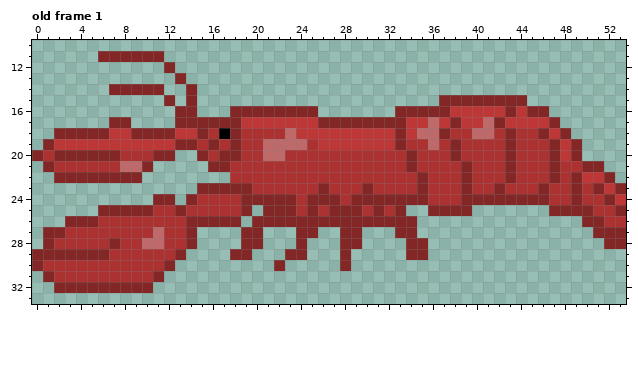
Pixel-art file, stored at assets/art/lobster.aseprite. The picture above was drawn from the file before the commit.
54x36 pixels, 1 frame. Shown: old frame 1: x 0..53, y 10..33. The commit also changed other frames, which this record leaves out.
After the commit:
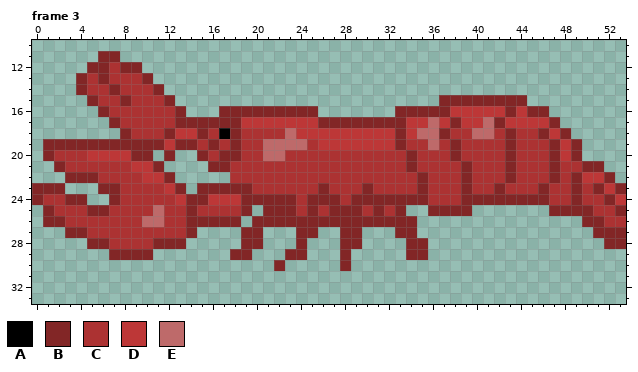
Palette (. is transparent): A #000000  B #822626  C #ac3232  D #bd3737  E #be6a6a
A new or re-ordered frame is compared with the old frame closest to it.
Difference:
{"change": "frames 1 -> 4"}
{"where": "frame 3 is new; against old frame 1"}
{"frame":3,"y":11,"x":8,"old":"BBBB","new":"...."}
{"frame":3,"y":12,"x":5,"old":".....","new":"BBCBB"}
{"frame":3,"y":12,"x":12,"old":"B","new":"."}
{"frame":3,"y":13,"x":4,"old":".......","new":"BCBCCCB"}
{"frame":3,"y":13,"x":13,"old":"B","new":"."}
{"frame":3,"y":14,"x":4,"old":"...","new":"BCC"}
{"frame":3,"y":14,"x":8,"old":"BBB","new":"CCC"}
{"frame":3,"y":14,"x":14,"old":"B","new":"."}
{"frame":3,"y":15,"x":5,"old":".......","new":"BCCBCCC"}
{"frame":3,"y":15,"x":14,"old":"B","new":"."}
{"frame":3,"y":16,"x":6,"old":".......","new":"BCCCCCC"}
{"frame":3,"y":16,"x":14,"old":"B","new":"."}
{"frame":3,"y":16,"x":17,"old":".","new":"B"}
{"frame":3,"y":17,"x":8,"old":"B....","new":"CCCCC"}
{"frame":3,"y":18,"x":2,"old":"BBBBBDDBBB","new":"......BCCC"}
{"frame":3,"y":19,"x":2,"old":"DDDDDDDDDD","new":"BBBBBBBBBB"}
{"frame":3,"y":20,"x":0,"old":"BCBBBBBBCCCB","new":".BCCCDDDDBB."}
{"frame":3,"y":21,"x":1,"old":"BC","new":".B"}
{"frame":3,"y":21,"x":8,"old":"EEB.","new":"CDDB"}
{"frame":3,"y":22,"x":2,"old":"B","new":"."}
{"frame":3,"y":22,"x":6,"old":"BBBB...","new":"CCCCDDB"}
{"frame":3,"y":23,"x":0,"old":"...","new":"BBB"}
{"frame":3,"y":23,"x":6,"old":"........","new":"BBCCCCDB"}
{"frame":3,"y":24,"x":0,"old":".....","new":"BCCBB"}
{"frame":3,"y":24,"x":7,"old":"....BB.","new":"BCCCCCD"}
{"frame":3,"y":24,"x":15,"old":"CCCC","new":"BDDD"}
{"frame":3,"y":25,"x":1,"old":".....","new":"BCCCB"}
{"frame":3,"y":25,"x":7,"old":"BBBBC","new":"CCCCE"}
{"frame":3,"y":25,"x":13,"old":"BC","new":"CB"}
{"frame":3,"y":26,"x":1,"old":"..BBB","new":"BBCCC"}
{"frame":3,"y":26,"x":10,"old":"CC","new":"EE"}
{"frame":3,"y":27,"x":1,"old":"BBCC","new":"..BB"}
{"frame":3,"y":27,"x":11,"old":"E","new":"C"}
{"frame":3,"y":28,"x":1,"old":"BCCCCCB","new":"....BBC"}
{"frame":3,"y":28,"x":10,"old":"EECCB","new":"CBBB."}
{"frame":3,"y":29,"x":0,"old":"BBBBBBBCCCCCCB","new":".......BBBB..."}
{"frame":3,"y":30,"x":0,"old":"BCCCCCCCCCCCB","new":"............."}
{"frame":3,"y":31,"x":1,"old":"BCCCCCCCCCB","new":"..........."}
{"frame":3,"y":32,"x":2,"old":"BBBBBBBBB","new":"........."}
